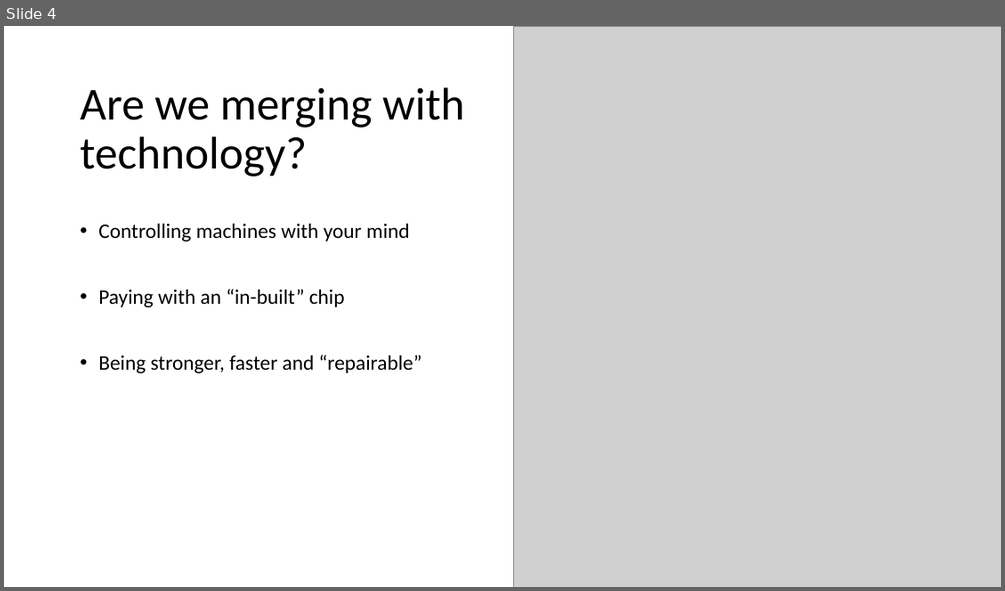
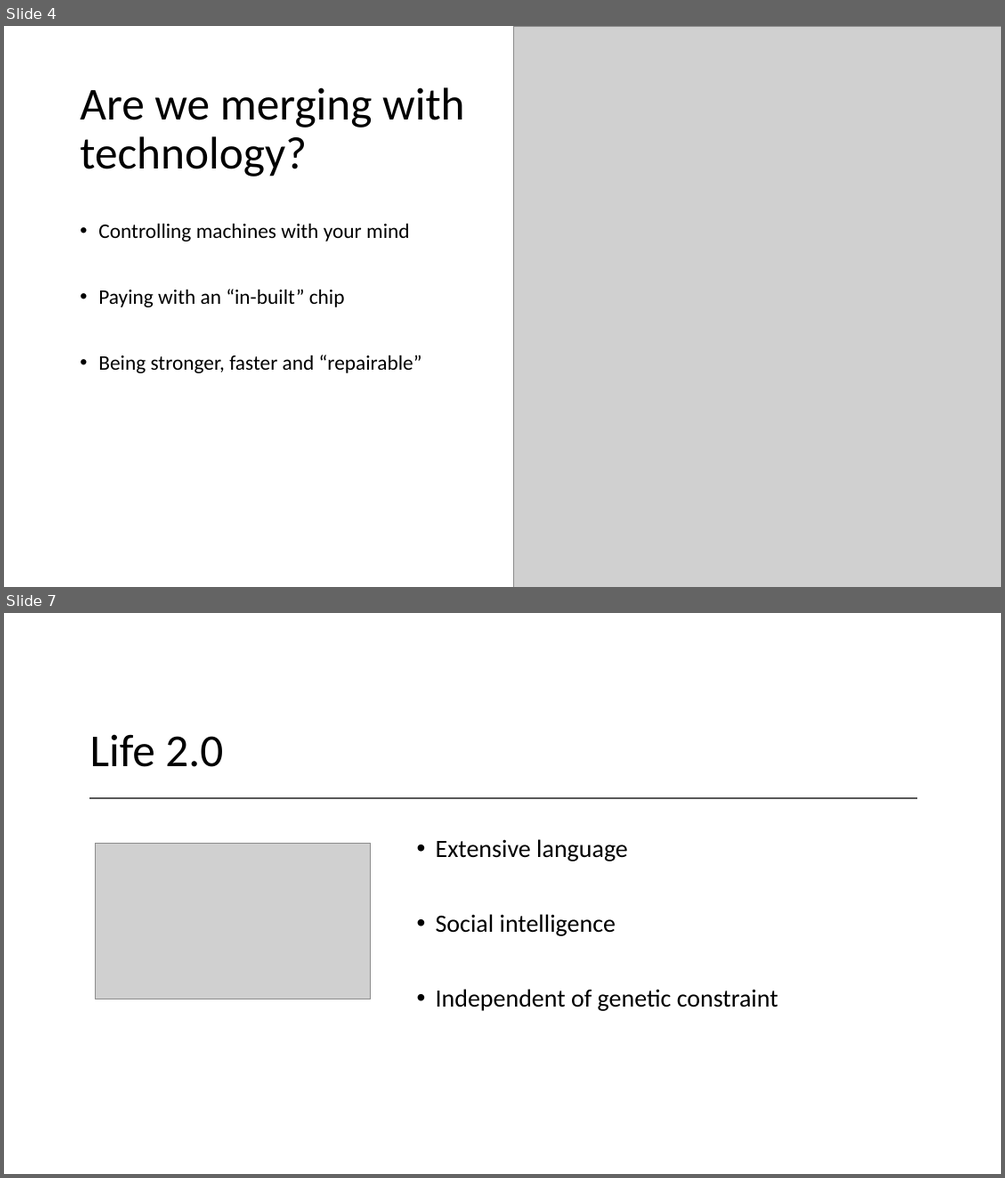
Before and after one commit to ArkonM/4CHIF, a slide deck: E - Ursula Rieder/Referat/Human_2.0.pptx. Shown one above the other, each under a label of ours: slide 4 before the commit, slides 4 and 7 after it; the slides between them are not shown. The pictures are 1005x591 and 1005x1178 pixels, drawn with LibreOffice and Linux fonts; fonts in the diff are those of the drawing; grey boxes stand for pictures. Boxes give left, top, right and bottom in pixels: in the first picture for what was removed or moved away, otherwise in the second. Text is boxed around its words. In the diff, an @@ line names an element or a change of style, - is before the commit and + after.

```diff
--- a/E - Ursula Rieder/Referat/Human_2.0.pptx
+++ b/E - Ursula Rieder/Referat/Human_2.0.pptx
@@ slide 7 added at bbox=[4, 613, 1001, 1174], background #FFFFFF @@
@@ title added at bbox=[90, 734, 223, 767], 44 pt, text #000000 @@
+Life 2.0
@@ line added from (90, 798) to (918, 798), #595959 1.25 pt @@
@@ picture added at bbox=[96, 843, 371, 999] @@
@@ text added at bbox=[436, 839, 778, 1011], 24 pt, text #000000 @@
+• Extensive language
+• Social intelligence
+• Independent of genetic constraint
```
Also in this commit, not shown: 2 slides changed, 5 other slides added, 12 other files.
